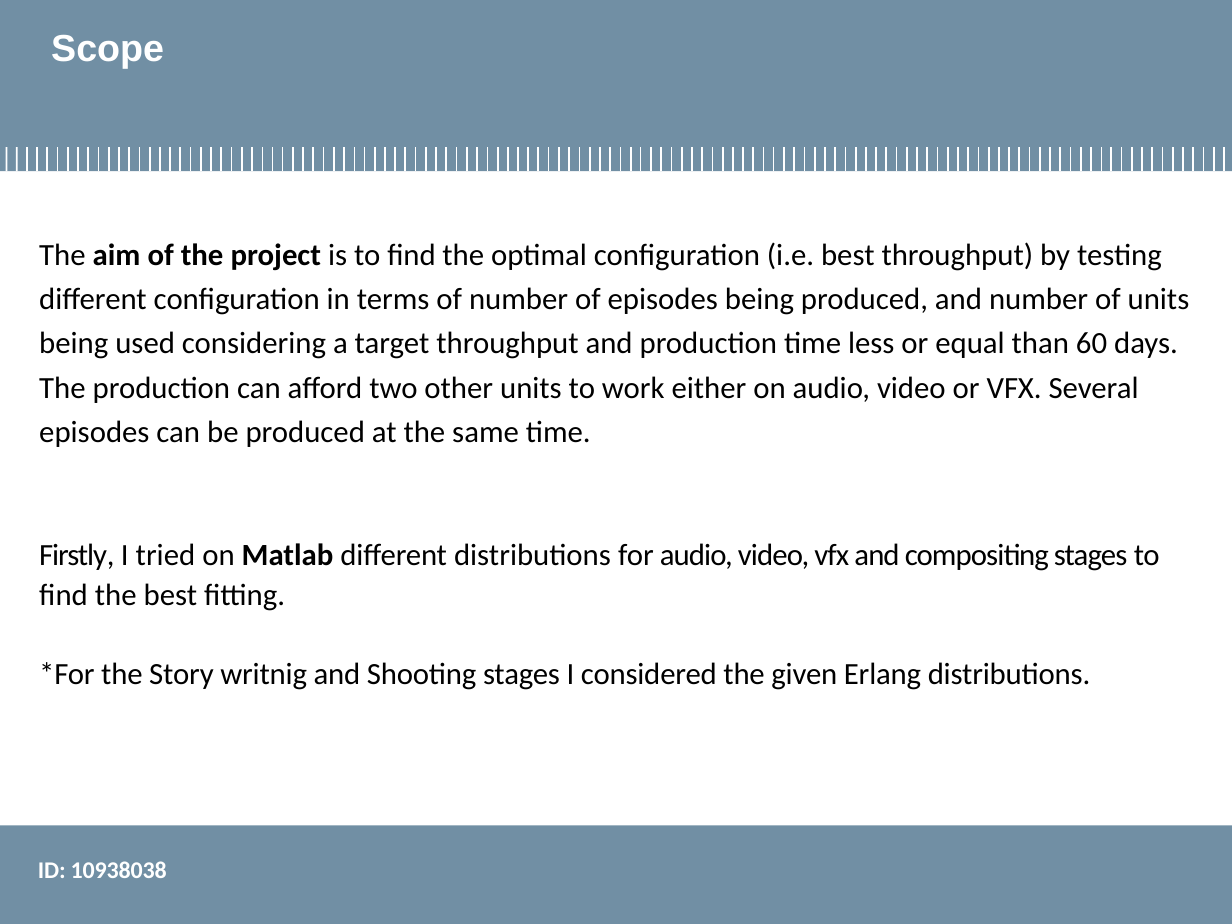
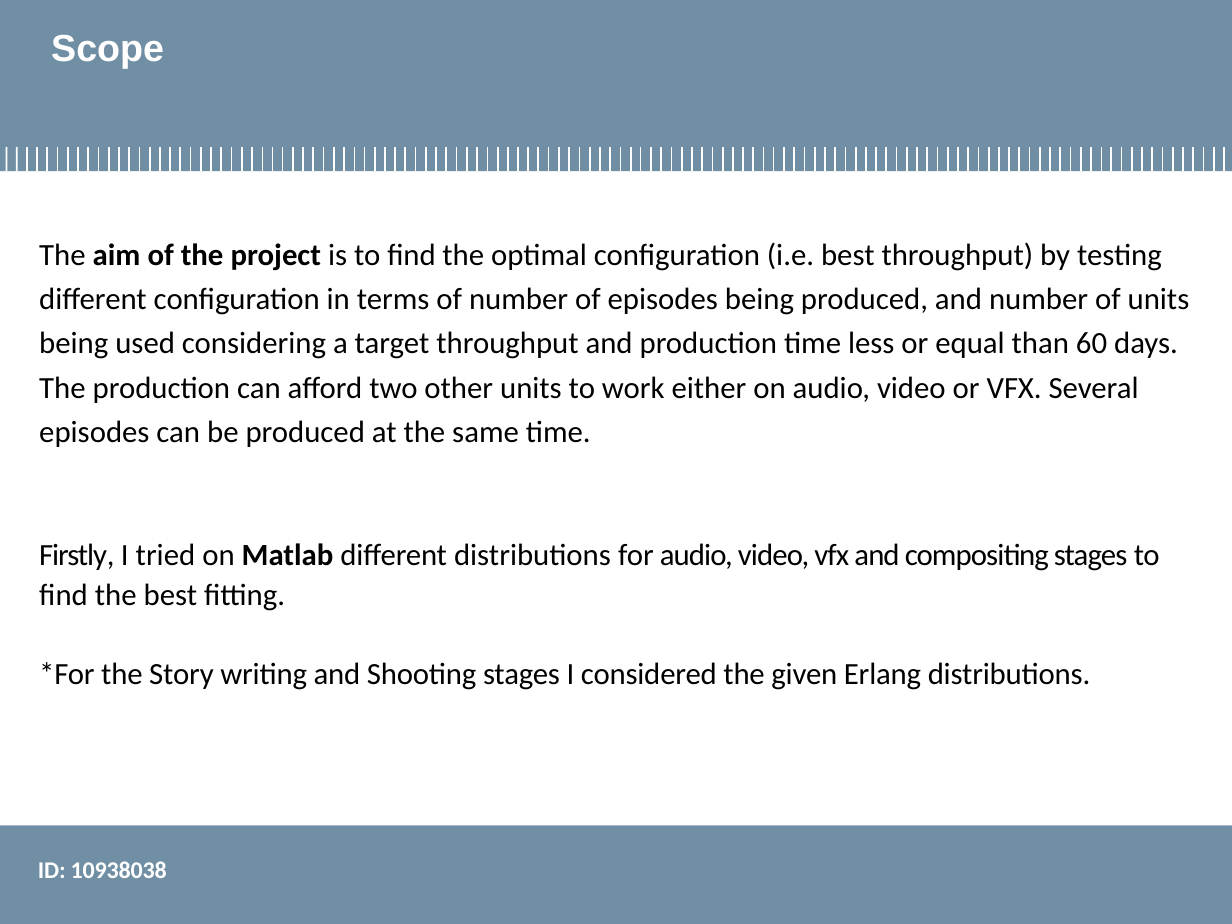
Before and after one commit to smn07/performance_evaluation_application, a slide deck: slide 3 of Final_Project/finalProject_10938038.pptx. Drawn at 1232x924 pixels with LibreOffice and Linux fonts; fonts in the diff are those of the drawing; background and template pictures are left out. Boxes give left, top, right and bottom in pixels: in the first picture for what was removed or moved away, otherwise in the second. Text is boxed around its words. In the diff, an @@ line names an element or a change of style, - is before the commit and + after.

```diff
--- a/Final_Project/finalProject_10938038.pptx
+++ b/Final_Project/finalProject_10938038.pptx
@@ text at (39, 543, 1160, 690): text changed @@
-Firstly, I tried on Matlab different distributions for audio, video, vfx and compositing stages to find the best fitting.
-*For the Story writnig and Shooting stages I considered the given Erlang distributions.
+Firstly, I tried on Matlab different distributions for audio, video, vfx and compositing stages to find the best fitting.
+*For the Story writing and Shooting stages I considered the given Erlang distributions.
```
Also in this commit, not shown: 6 other slides changed, 1 other file.
